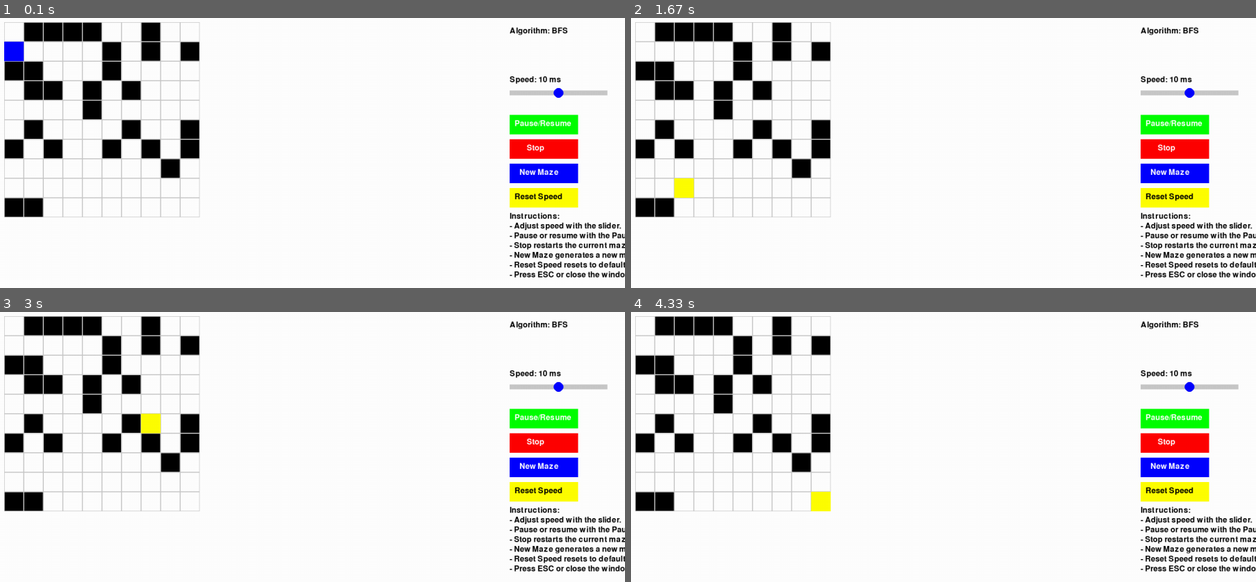
Above: before the commit, frames 1-4 (two rows, left to right).
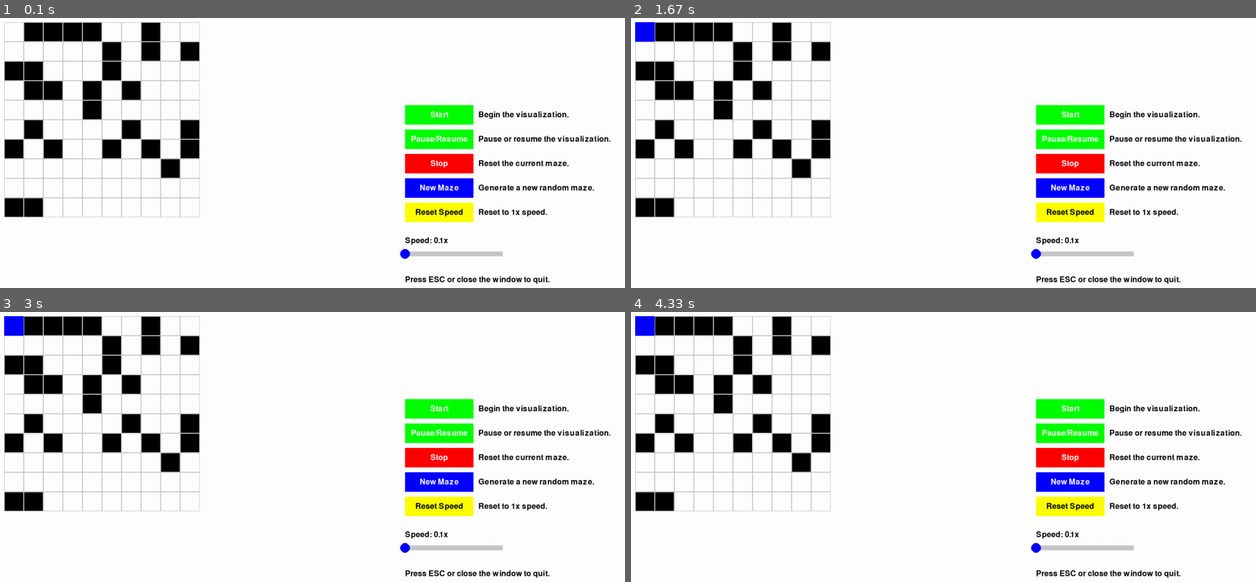
Above: after the commit, the same moments.

Repository: xvang3/Maze_AI_Algo
Game: pygame game, started from Pygame_Maze_Visualizer/main.py
Same seed, same stepped clock (60 frames per second), same inputs: the game is played once before the commit and once after it.
Inputs (mouse positions are in pixels of both pictures, inside the frame that each line leads up to):
- Up to frame 1 (0.1 s): no input
- Up to frame 2 (1.67 s): press the mouse at (1068, 115) at 0.37 s; move the mouse to (1018, 204) at 0.47 s; release the mouse at (outside the picture) at 0.6 s
- Up to frame 3 (3 s): no input
- Up to frame 4 (4.33 s): no input

The runs differ from the first frame. In frame 1, 11% of the frame differs, in the area x 0-100%, y 3-99%; in frame 2, 11%; in frame 3, 11%; in frame 4, 11%, in the area x 0-100%, y 1-99%.

Commit message:
Mostly functioning program

Diff:
--- a/Pygame_Maze_Visualizer/bfs_solver.py
+++ b/Pygame_Maze_Visualizer/bfs_solver.py
@@ -1,5 +1,5 @@
+import pygame
 from collections import deque
-import pygame
 
 def bfs_with_visualization_generator(maze, start, goal, cell_size, maze_offset):
     """BFS generator that yields control after each step for visualization."""
@@ -9,7 +9,7 @@
     visited.add(start)
     parent = {}
 
-    # Colors
+    # Colors for visualization
     green = (0, 255, 0)
     blue = (0, 0, 255)
     yellow = (255, 255, 0)
@@ -17,7 +17,7 @@
     while queue:
         current = queue.popleft()
         x, y = current
-        yield ("process", current)  # Signal the main loop to process this node
+        yield ("process", current)  # Yield the current node for visualization
 
         if current == goal:
             # Reconstruct the solution path
@@ -29,6 +29,7 @@
             yield ("path", path)  # Signal the main loop to visualize the solution
             return
 
+        # Process neighbors
         for dx, dy in [(-1, 0), (1, 0), (0, -1), (0, 1)]:
             nx, ny = current[0] + dx, current[1] + dy
             if 0 <= nx < rows and 0 <= ny < cols and (nx, ny) not in visited and maze[nx, ny] == 0:
@@ -36,5 +37,3 @@
                 queue.append((nx, ny))
                 parent[(nx, ny)] = current
                 yield ("visit", (nx, ny))  # Signal the main loop to mark as visited
-
-    yield ("no_path", None)  # Signal the main loop that no solution exists
--- /dev/null
+++ b/Pygame_Maze_Visualizer/button.py
@@ -0,0 +1,20 @@
+import pygame
+
+class Button:
+    def __init__(self, x, y, width, height, text, color, text_color, action=None):
+        self.rect = pygame.Rect(x, y, width, height)
+        self.text = text
+        self.color = color
+        self.text_color = text_color
+        self.action = action
+
+    def draw(self, screen, font):
+        pygame.draw.rect(screen, self.color, self.rect)
+        text_surface = font.render(self.text, True, self.text_color)
+        text_rect = text_surface.get_rect(center=self.rect.center)
+        screen.blit(text_surface, text_rect)
+
+    def handle_event(self, event):
+        if event.type == pygame.MOUSEBUTTONDOWN and self.rect.collidepoint(event.pos):
+            if self.action:
+                self.action()
--- a/Pygame_Maze_Visualizer/controls.py
+++ b/Pygame_Maze_Visualizer/controls.py
@@ -1,70 +1,95 @@
+from button import Button
 import pygame
+from maze_generator import generate_random_maze_with_solution
+from bfs_solver import bfs_with_visualization_generator
+from settings import *
 
-def init_controls(maze_width, rows, cols):
-    """Initialize UI control components."""
-    slider_x, slider_y = maze_width + 20, 150
-    slider_width, slider_height = 200, 10
-    knob_x = slider_x + (slider_width // 2)
+def init_controls(maze_width, rows, cols, state, offset_x=0, offset_y=0):
+    """Initialize UI control components with proper alignment."""
+    slider_x = SCREEN_WIDTH - CONTROL_AREA_WIDTH + offset_x - 200  # Shift left
+    slider_y = 150 + offset_y
 
-    pause_button = pygame.Rect(slider_x, slider_y + 50, 140, 40)
-    stop_button = pygame.Rect(slider_x, slider_y + 100, 140, 40)
-    new_maze_button = pygame.Rect(slider_x, slider_y + 150, 140, 40)
-    reset_speed_button = pygame.Rect(slider_x, slider_y + 200, 140, 40)
-    slider_rect = pygame.Rect(slider_x, slider_y, slider_width, slider_height)
+    # Define button actions
+    def start_action():
+        state["started"] = True
+        state["bfs_generator"] = bfs_with_visualization_generator(
+            state["maze"], (0, 0), (rows - 1, cols - 1), CELL_SIZE, (10, 10)
+        )
+
+    def pause_action():
+        state["paused"] = not state["paused"]
+
+    def stop_action():
+        state["started"] = False
+
+    def new_maze_action():
+        state["maze"] = generate_random_maze_with_solution(rows, cols, wall_density=0.3)
+        state["started"] = False
+        state["bfs_generator"] = bfs_with_visualization_generator(
+            state["maze"], (0, 0), (rows - 1, cols - 1), CELL_SIZE, (10, 10)
+        )
+
+    def reset_speed_action():
+        state["speed_factor"] = 1  # Reset to 1x speed
+        controls["slider_knob_x"] = controls["slider_x"]  # Reset slider knob visually
+
+    # Create buttons with actions
+    buttons = [
+        Button(slider_x, slider_y, 140, 40, "Start", (0, 255, 0), (255, 255, 255), start_action),
+        Button(slider_x, slider_y + 50, 140, 40, "Pause/Resume", (0, 255, 0), (255, 255, 255), pause_action),
+        Button(slider_x, slider_y + 100, 140, 40, "Stop", (255, 0, 0), (255, 255, 255), stop_action),
+        Button(slider_x, slider_y + 150, 140, 40, "New Maze", (0, 0, 255), (255, 255, 255), new_maze_action),
+        Button(slider_x, slider_y + 200, 140, 40, "Reset Speed", (255, 255, 0), (0, 0, 0), reset_speed_action),
+    ]
+
+    slider_rect = pygame.Rect(slider_x, slider_y + 300, 200, 10)
+    knob_x = slider_x
 
     controls = {
-        "pause_button": pause_button,
-        "stop_button": stop_button,
-        "new_maze_button": new_maze_button,
-        "reset_speed_button": reset_speed_button,
+        "buttons": buttons,
         "slider_rect": slider_rect,
-        "paused": False
+        "slider_knob_x": knob_x,
+        "slider_x": slider_x,
+        "slider_width": 200,
     }
 
-    return controls, slider_x, slider_y, slider_width, slider_height, knob_x
+    return controls
 
-def draw_controls(screen, slider_x, slider_y, slider_width, slider_height, knob_x, controls, speed):
-    """Draw the slider, buttons, instructions, and algorithm label."""
-    font = pygame.font.Font(None, 24)
+
+def draw_controls(screen, controls, state, font):
+    """Draw controls with instructions positioned next to their respective buttons."""
+    button_instructions = {
+        "Start": "Begin the visualization.",
+        "Pause/Resume": "Pause or resume the visualization.",
+        "Stop": "Reset the current maze.",
+        "New Maze": "Generate a new random maze.",
+        "Reset Speed": "Reset to 1x speed.",
+    }
+
+    # Draw buttons and instructions
+    for button in controls["buttons"]:
+        button.draw(screen, font)
+        text_surface = font.render(button_instructions[button.text], True, (0, 0, 0))
+        instruction_x = button.rect.right + 10  # Padding to the right of the button
+        instruction_y = button.rect.y + (button.rect.height // 2 - text_surface.get_height() // 2)  # Center vertically
+        screen.blit(text_surface, (instruction_x, instruction_y))
 
     # Draw slider
-    pygame.draw.rect(screen, (200, 200, 200), (slider_x, slider_y, slider_width, slider_height))
-    pygame.draw.circle(screen, (0, 0, 255), (knob_x, slider_y + slider_height // 2), 10)
+    pygame.draw.rect(screen, (200, 200, 200), controls["slider_rect"])
+    pygame.draw.circle(
+        screen, (0, 0, 255),
+        (controls["slider_knob_x"], controls["slider_rect"].y + controls["slider_rect"].height // 2),
+        10
+    )
 
-    # Draw speed label
-    speed_label = font.render(f"Speed: {speed} ms", True, (0, 0, 0))
-    screen.blit(speed_label, (slider_x, slider_y - 30))
+    # Calculate and display speed factor
+    slider_position = controls["slider_knob_x"] - controls["slider_x"]
+    slider_fraction = slider_position / controls["slider_width"]
+    speed_factor = round(0.1 + slider_fraction * 24.9, 1)  # Map to range 0.1x–25x
+    state["speed_factor"] = speed_factor
+    speed_label = font.render(f"Speed: {speed_factor}x", True, (0, 0, 0))
+    screen.blit(speed_label, (controls["slider_x"], controls["slider_rect"].y - 30))
 
-    # Draw buttons
-    pygame.draw.rect(screen, (0, 255, 0), controls["pause_button"])
-    pygame.draw.rect(screen, (255, 0, 0), controls["stop_button"])
-    pygame.draw.rect(screen, (0, 0, 255), controls["new_maze_button"])
-    pygame.draw.rect(screen, (255, 255, 0), controls["reset_speed_button"])
-
-    pause_text = font.render("Pause/Resume", True, (255, 255, 255))
-    stop_text = font.render("Stop", True, (255, 255, 255))
-    new_maze_text = font.render("New Maze", True, (255, 255, 255))
-    reset_speed_text = font.render("Reset Speed", True, (0, 0, 0))
-
-    screen.blit(pause_text, (controls["pause_button"].x + 10, controls["pause_button"].y + 10))
-    screen.blit(stop_text, (controls["stop_button"].x + 35, controls["stop_button"].y + 10))
-    screen.blit(new_maze_text, (controls["new_maze_button"].x + 20, controls["new_maze_button"].y + 10))
-    screen.blit(reset_speed_text, (controls["reset_speed_button"].x + 10, controls["reset_speed_button"].y + 10))
-
-    # Draw instructions
-    instructions = [
-        "Instructions:",
-        "- Adjust speed with the slider.",
-        "- Pause or resume with the Pause/Resume button.",
-        "- Stop restarts the current maze.",
-        "- New Maze generates a new maze.",
-        "- Reset Speed resets to default speed.",
-        "- Press ESC or close the window to quit."
-    ]
-    for i, line in enumerate(instructions):
-        text = font.render(line, True, (0, 0, 0))
-        screen.blit(text, (slider_x, slider_y + 250 + (i * 20)))
-
-    # Algorithm label
-    algorithm_label = font.render("Algorithm: BFS", True, (0, 0, 0))
-    screen.blit(algorithm_label, (slider_x, 20))
+    # Draw quit instructions
+    quit_text = font.render("Press ESC or close the window to quit.", True, (0, 0, 0))
+    screen.blit(quit_text, (controls["slider_x"], controls["slider_rect"].y + 50))
--- a/Pygame_Maze_Visualizer/main.py
+++ b/Pygame_Maze_Visualizer/main.py
@@ -13,76 +13,106 @@
 
     # Maze setup
     rows, cols = 10, 10
-    maze = generate_random_maze_with_solution(rows, cols, wall_density=0.3)
     maze_offset = (10, 10)
     maze_width = int(SCREEN_WIDTH * 0.8)
 
-    # Control setup
-    controls, slider_x, slider_y, slider_width, slider_height, knob_x = init_controls(maze_width, rows, cols)
-    speed = INITIAL_DELAY
+    # Shared state object
+    state = {
+        "paused": False,
+        "running": True,
+        "started": False,
+        "repeat": False,
+        "speed": INITIAL_DELAY,
+        "manual_speed_input": "10",
+        "maze": generate_random_maze_with_solution(rows, cols, wall_density=0.3),
+        "bfs_generator": None,
+    }
+    state["bfs_generator"] = bfs_with_visualization_generator(
+        state["maze"], (0, 0), (rows - 1, cols - 1), CELL_SIZE, maze_offset
+    )
 
-    # Initialize BFS generator
-    bfs_generator = bfs_with_visualization_generator(maze, (0, 0), (rows - 1, cols - 1), CELL_SIZE, maze_offset)
-    paused = False
+    # Control setup with offsets
+    controls = init_controls(maze_width, rows, cols, state, offset_x=50, offset_y=30)
 
     # Main loop
-    running = True
-    while running:
+    while state["running"]:
         screen.fill((255, 255, 255))
 
-        # Draw maze
+        # Draw maze with original size
         for row in range(rows):
             for col in range(cols):
                 x, y = maze_offset[0] + col * CELL_SIZE, maze_offset[1] + row * CELL_SIZE
-                color = (0, 0, 0) if maze[row, col] == 1 else (255, 255, 255)
+                color = (0, 0, 0) if state["maze"][row, col] == 1 else (255, 255, 255)
                 pygame.draw.rect(screen, color, (x, y, CELL_SIZE, CELL_SIZE))
                 pygame.draw.rect(screen, (200, 200, 200), (x, y, CELL_SIZE, CELL_SIZE), 1)
 
         # Draw controls
-        draw_controls(screen, slider_x, slider_y, slider_width, slider_height, knob_x, controls, speed)
+        font = pygame.font.Font(None, 24)
+        draw_controls(screen, controls, state, font)
 
         # Handle events
         for event in pygame.event.get():
             if event.type == pygame.QUIT:
-                running = False
-            elif event.type == pygame.KEYDOWN and event.key == pygame.K_ESCAPE:
-                running = False
-            elif event.type == pygame.MOUSEBUTTONDOWN:
-                if controls["slider_rect"].collidepoint(event.pos):
-                    knob_x = max(slider_x, min(event.pos[0], slider_x + slider_width))
-                    speed = int((knob_x - slider_x) / slider_width * 1000) + 10
-                elif controls["pause_button"].collidepoint(event.pos):
-                    paused = not paused
-                elif controls["stop_button"].collidepoint(event.pos):
-                    maze = generate_random_maze_with_solution(rows, cols, wall_density=0.3)
-                    bfs_generator = bfs_with_visualization_generator(maze, (0, 0), (rows - 1, cols - 1), CELL_SIZE, maze_offset)
-            elif event.type == pygame.MOUSEMOTION and pygame.mouse.get_pressed()[0]:
-                if controls["slider_rect"].collidepoint(event.pos):
-                    knob_x = max(slider_x, min(event.pos[0], slider_x + slider_width))
-                    speed = int((knob_x - slider_x) / slider_width * 1000) + 10
+                state["running"] = False
+            if event.type == pygame.KEYDOWN and event.key == pygame.K_ESCAPE:
+                state["running"] = False
 
-        # Run BFS generator if not paused
-        if not paused:
+            # Pass events to each button for handling
+            for button in controls["buttons"]:
+                button.handle_event(event)
+
+            # Handle slider for speed adjustment
+            if event.type == pygame.MOUSEBUTTONDOWN or (event.type == pygame.MOUSEMOTION and pygame.mouse.get_pressed()[0]):
+                if controls["slider_rect"].collidepoint(event.pos):  # Adjust for slider_rect (fixed key)
+                    controls["slider_knob_x"] = max(
+                        controls["slider_x"], min(event.pos[0], controls["slider_x"] + controls["slider_width"])
+                    )
+                    # Map slider position to speed (0-500ms)
+                    state["speed"] = int(
+                        ((controls["slider_knob_x"] - controls["slider_x"]) / controls["slider_width"]) * 500
+                    )
+
+        # Run BFS visualization if started
+        if state["started"] and not state["paused"]:
             try:
-                action, data = next(bfs_generator)
+                action, data = next(state["bfs_generator"])
                 if action == "process":
                     x, y = data
-                    pygame.draw.rect(screen, (0, 0, 255), (maze_offset[0] + y * CELL_SIZE, maze_offset[1] + x * CELL_SIZE, CELL_SIZE, CELL_SIZE))
+                    pygame.draw.rect(
+                        screen, (0, 0, 255),
+                        (maze_offset[0] + y * CELL_SIZE, maze_offset[1] + x * CELL_SIZE, CELL_SIZE, CELL_SIZE)
+                    )
                 elif action == "visit":
                     x, y = data
-                    pygame.draw.rect(screen, (255, 255, 0), (maze_offset[0] + y * CELL_SIZE, maze_offset[1] + x * CELL_SIZE, CELL_SIZE, CELL_SIZE))
+                    pygame.draw.rect(
+                        screen, (255, 255, 0),
+                        (maze_offset[0] + y * CELL_SIZE, maze_offset[1] + x * CELL_SIZE, CELL_SIZE, CELL_SIZE)
+                    )
                 elif action == "path":
                     for x, y in data:
-                        pygame.draw.rect(screen, (0, 255, 0), (maze_offset[0] + y * CELL_SIZE, maze_offset[1] + x * CELL_SIZE, CELL_SIZE, CELL_SIZE))
+                        pygame.draw.rect(
+                            screen, (0, 255, 0),
+                            (maze_offset[0] + y * CELL_SIZE, maze_offset[1] + x * CELL_SIZE, CELL_SIZE, CELL_SIZE)
+                        )
                 elif action == "no_path":
                     print("No solution found.")
+
+                # Adjust delay based on speed factor
+                delay = int(500 / state["speed_factor"])  # Map speed factor to delay
+                pygame.time.delay(delay)
             except StopIteration:
-                pass  # BFS visualization complete
+                if state["repeat"]:
+                    state["bfs_generator"] = bfs_with_visualization_generator(
+                        state["maze"], (0, 0), (rows - 1, cols - 1), CELL_SIZE, maze_offset
+                    )
+                else:
+                    state["started"] = False
 
         pygame.display.flip()
         pygame.time.Clock().tick(30)
 
     pygame.quit()
 
+
 if __name__ == "__main__":
     main()
--- a/Pygame_Maze_Visualizer/settings.py
+++ b/Pygame_Maze_Visualizer/settings.py
@@ -10,3 +10,5 @@
 
 # Control panel width
 CONTROL_PANEL_WIDTH = 200
+CONTROL_AREA_WIDTH = 300
+CONTROL_MARGIN = 20
